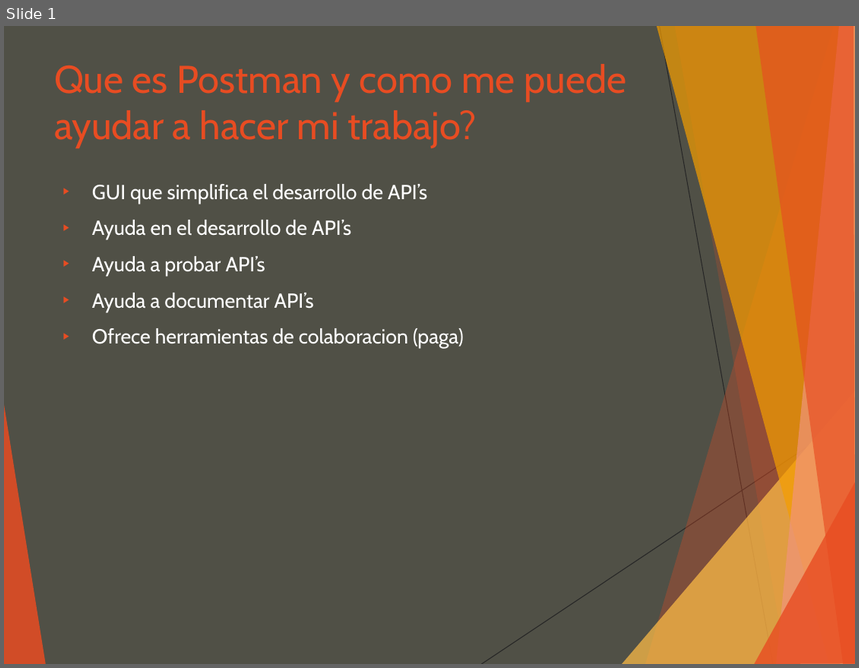
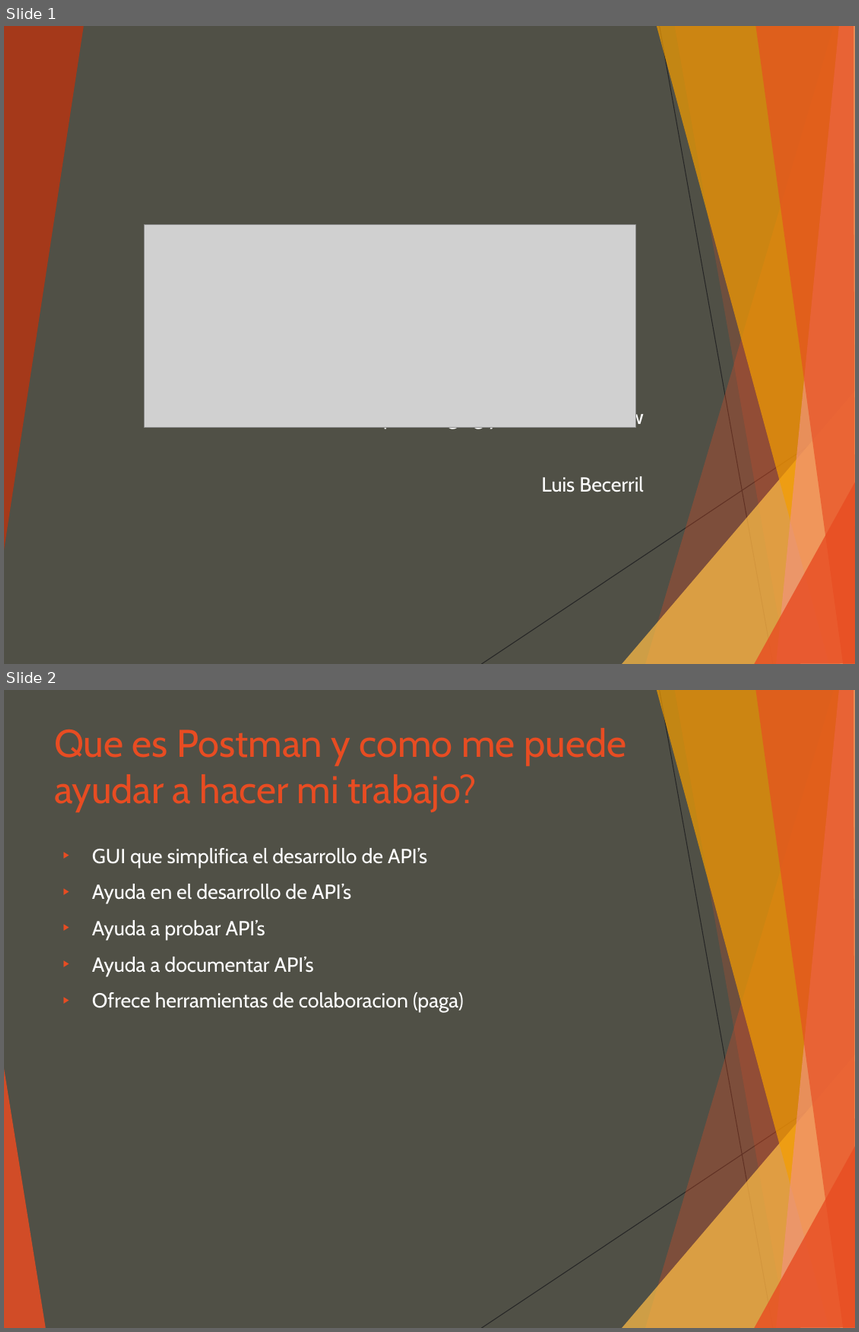
Before and after one commit to luisgepeto/PostmanCourse, a slide deck: Presentacion.ppt. Shown one above the other, each under a label of ours: slide 1 before the commit, slides 1 and 2 after it. The pictures are 859x668 and 859x1332 pixels, drawn with LibreOffice and Linux fonts; fonts in the diff are those of the drawing; grey boxes stand for pictures. Boxes give left, top, right and bottom in pixels: in the first picture for what was removed or moved away, otherwise in the second. Text is boxed around its words. In the diff, an @@ line names an element or a change of style, - is before the commit and + after.

```diff
--- a/Presentacion.ppt
+++ b/Presentacion.ppt
@@ slide 1 added at [4, 26, 855, 664], background #505046; not listed: 9 template elements that a slide beside it also shows @@
@@ freeform shape added at [4, 26, 84, 556], fill #B53513 at 85% opacity @@
@@ picture added at [145, 225, 636, 429] @@
@@ subtitle added at [361, 408, 644, 493], 19 pt, text #FFFFFF @@
+Supercharging your API workflow
+Luis Becerril
@@ what was slide 1 is now slide 2 @@
```
Also in this commit, not shown: 6 other slides added, 5 other files.
